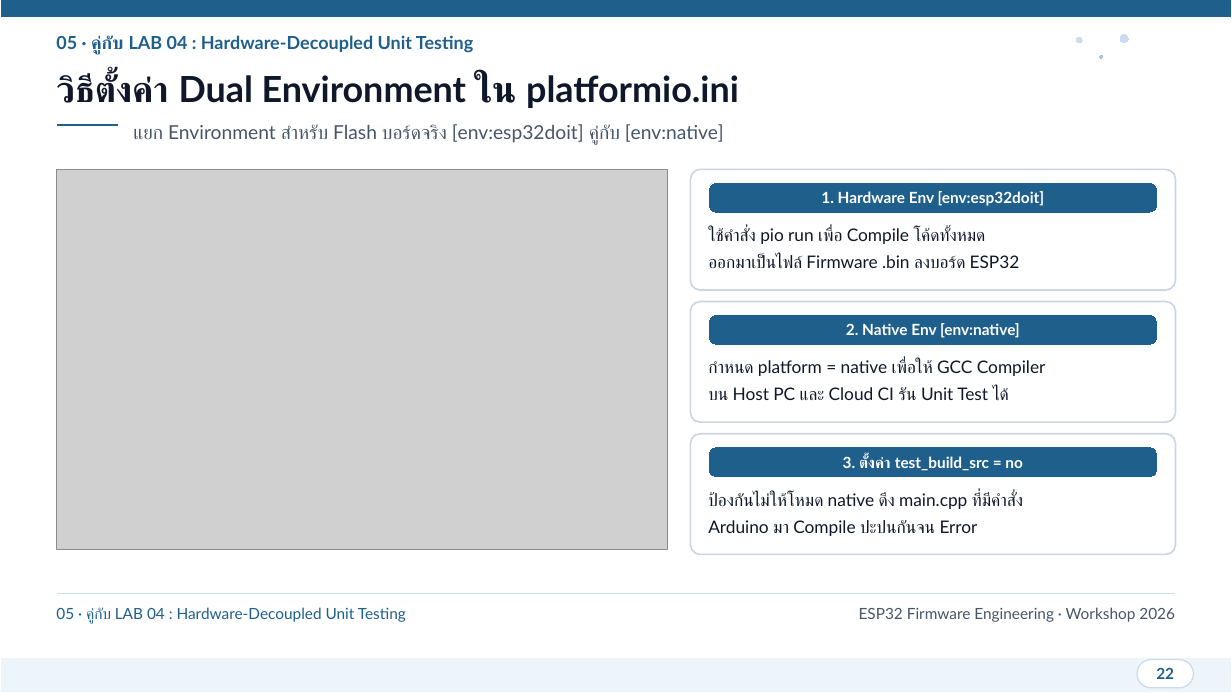
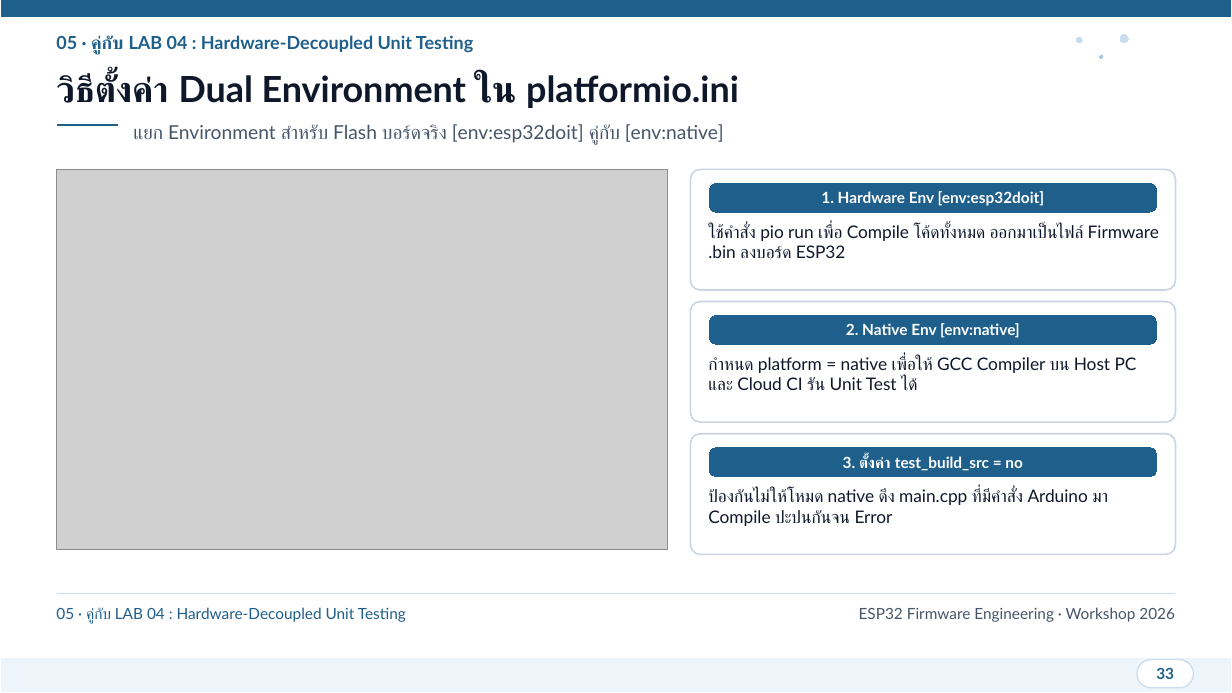
Before and after one commit to SavEe2429/git-practice, a slide deck: slide 33 of presentation/ESP32_Git_CICD_Workshop.pptx (slide 22 before the commit). Drawn at 1232x693 pixels with LibreOffice and Linux fonts; fonts in the diff are those of the drawing; grey boxes stand for pictures. Boxes give left, top, right and bottom in pixels: in the first picture for what was removed or moved away, otherwise in the second. Text is boxed around its words. In the diff, an @@ line names an element or a change of style, - is before the commit and + after.

```diff
--- a/presentation/ESP32_Git_CICD_Workshop.pptx
+++ b/presentation/ESP32_Git_CICD_Workshop.pptx
@@ text at [708,224,1159,258]: text changed @@
-ใช้คำสั่ง pio run เพื่อ Compile โค้ดทั้งหมด
-ออกมาเป็นไฟล์ Firmware .bin ลงบอร์ด ESP32
+ใช้คำสั่ง pio run เพื่อ Compile โค้ดทั้งหมด ออกมาเป็นไฟล์ Firmware .bin ลงบอร์ด ESP32
@@ text at [708,357,1137,390]: text changed @@
-กำหนด platform = native เพื่อให้ GCC Compiler
-บน Host PC และ Cloud CI รัน Unit Test ได้
+กำหนด platform = native เพื่อให้ GCC Compiler บน Host PC และ Cloud CI รัน Unit Test ได้
@@ text at [708,489,1108,526]: text changed @@
-ป้องกันไม่ให้โหมด native ดึง main.cpp ที่มีคำสั่ง
-Arduino มา Compile ปะปนกันจน Error
+ป้องกันไม่ให้โหมด native ดึง main.cpp ที่มีคำสั่ง Arduino มา Compile ปะปนกันจน Error
@@ text at [1156,667,1174,679]: text changed @@
-22
+33
```
Also in this commit, not shown: 27 other slides changed, 11 slides added, 1 other file.
